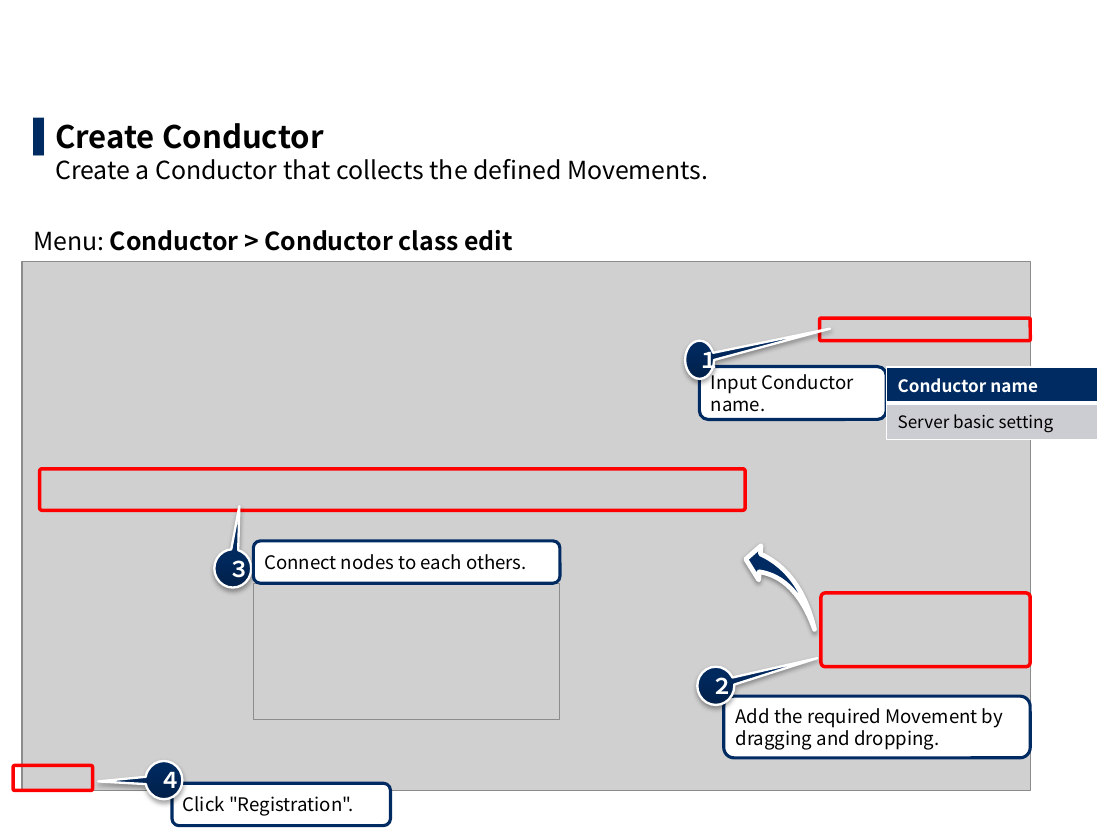
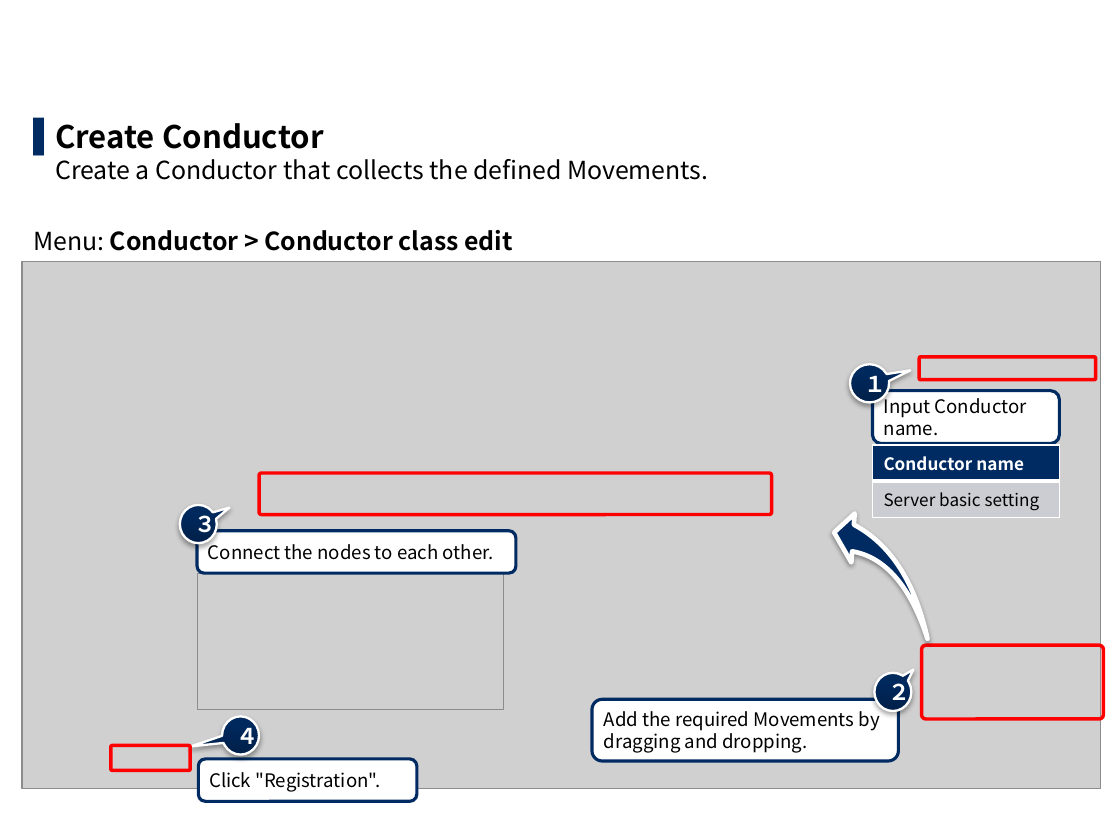
Before and after one commit to exastro-suite/it-automation-docs, a slide deck: slide 16 of asset/Learn/ITA-hg-ps_practice_en.pptx. Drawn at 1120x840 pixels with LibreOffice and Linux fonts; fonts in the diff are those of the drawing; grey boxes stand for pictures; background and template pictures are left out. Boxes give left, top, right and bottom in pixels: in the first picture for what was removed or moved away, otherwise in the second. Text is boxed around its words. In the diff, an @@ line names an element or a change of style, - is before the commit and + after.

```diff
--- a/asset/Learn/ITA-hg-ps_practice_en.pptx
+++ b/asset/Learn/ITA-hg-ps_practice_en.pptx
@@ picture: place and size @@
-picture at (22, 261, 1030, 790)
+picture at (22, 261, 1101, 788)
@@ rounded rectangle: place and size @@
-rounded rectangle at (820, 318, 1030, 340)
+rounded rectangle at (920, 357, 1095, 380)
@@ proportions changed in 4 elements at (180, 505, 217, 543), (222, 717, 259, 755), (875, 673, 912, 711), (850, 364, 889, 402) @@
@@ speech bubble "１": place and size @@
-speech bubble "１" at (685, 340, 715, 379)
+speech bubble "１" at (850, 364, 889, 402)
@@ rounded rectangle "Input Conductor name.": place and size @@
-rounded rectangle "Input Conductor name." at (699, 366, 886, 419)
+rounded rectangle "Input Conductor name." at (872, 391, 1060, 444)
@@ table: place and size @@
-table at (886, 367, 1098, 437)
+table at (872, 445, 1060, 515)
@@ rounded rectangle: place and size @@
-rounded rectangle at (39, 469, 745, 511)
+rounded rectangle at (259, 473, 772, 514)
@@ speech bubble "３": place and size @@
-speech bubble "３" at (214, 549, 251, 587)
+speech bubble "３" at (180, 505, 217, 543)
@@ rounded rectangle "Connect the nodes to each ...": place and size @@
-rounded rectangle "Connect the nodes to each ..." at (253, 541, 560, 584)
+rounded rectangle "Connect the nodes to each ..." at (197, 531, 516, 573)
@@ swoosh arrow: place and size @@
-swoosh arrow at (745, 544, 815, 633)
+swoosh arrow at (834, 511, 928, 644)
@@ text in rounded rectangle at (208, 540, 494, 560): text changed @@
-Connect nodes to each others.
+Connect the nodes to each other.
@@ picture: place and size @@
-picture at (254, 584, 560, 720)
+picture at (197, 573, 503, 710)
@@ rounded rectangle: place and size @@
-rounded rectangle at (821, 592, 1030, 666)
+rounded rectangle at (922, 645, 1103, 719)
@@ speech bubble "２": place and size @@
-speech bubble "２" at (698, 666, 735, 704)
+speech bubble "２" at (875, 673, 912, 711)
@@ speech bubble "４": place and size @@
-speech bubble "４" at (146, 760, 183, 799)
+speech bubble "４" at (222, 717, 259, 755)
@@ rounded rectangle "Add the required Movements by": place and size @@
-rounded rectangle "Add the required Movements by" at (724, 697, 1030, 758)
+rounded rectangle "Add the required Movements by" at (592, 699, 899, 760)
@@ text in rounded rectangle at (604, 707, 880, 731): text changed @@
-Add the required Movement by
+Add the required Movements by
@@ rounded rectangle: place and size @@
-rounded rectangle at (13, 765, 93, 790)
+rounded rectangle at (111, 746, 190, 771)
@@ rounded rectangle "Click "Registration".": place and size @@
-rounded rectangle "Click "Registration"." at (172, 783, 391, 825)
+rounded rectangle "Click "Registration"." at (198, 759, 417, 802)
```
Also in this commit, not shown: 27 other slides changed, 7 other files.
